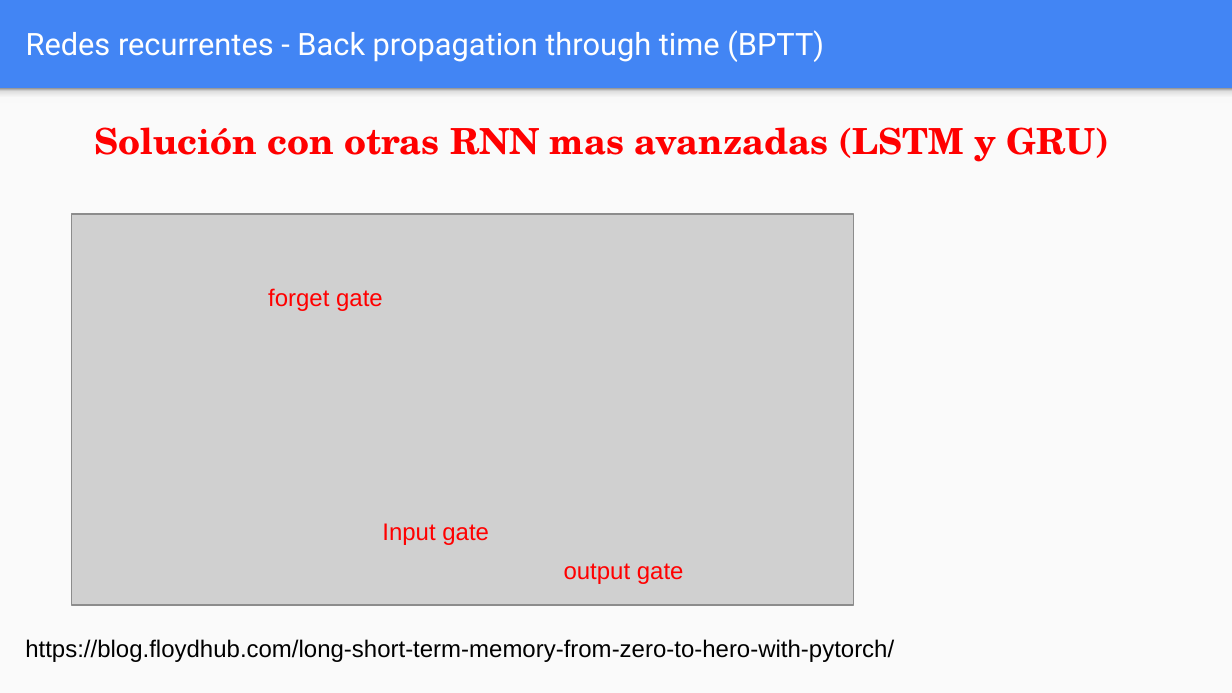
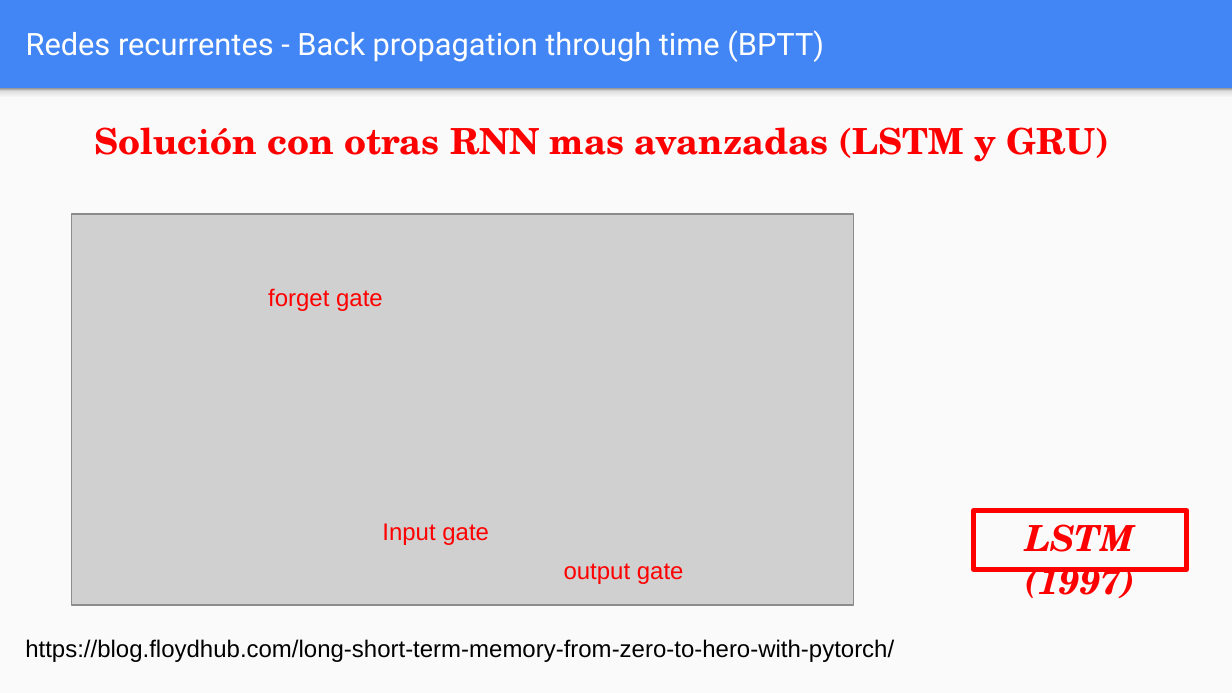
Before and after one commit to FIUBA-Posgrado-Inteligencia-Artificial/aprendizaje_profundo, a slide deck: slide 24 of clase_6/teoria/Clase_6.pptx. Drawn at 1232x693 pixels with LibreOffice and Linux fonts; fonts in the diff are those of the drawing; grey boxes stand for pictures. Boxes give left, top, right and bottom in pixels: in the first picture for what was removed or moved away, otherwise in the second. Text is boxed around its words. In the diff, an @@ line names an element or a change of style, - is before the commit and + after.

```diff
--- a/clase_6/teoria/Clase_6.pptx
+++ b/clase_6/teoria/Clase_6.pptx
@@ rectangle added at (x1=973, y1=510, x2=1186, y2=569), outline #FF0000 3 pt, 21 pt, text #FF0000, bold, italic @@
+LSTM (1997)
```
Also in this commit, not shown: 18 other slides changed, 1 other file.
